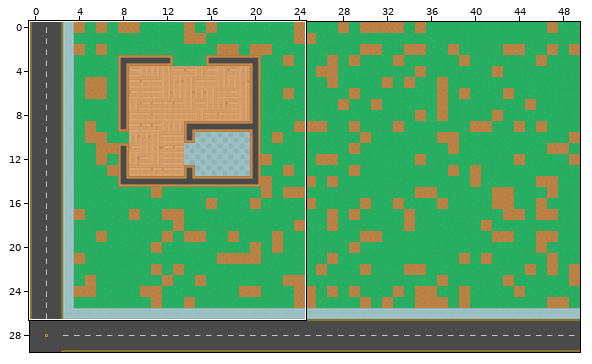
Tiled map, stored at Tile-Based game/maps/level1.tmx. Above, an overview of the earlier version with the close-up marked.
Close-up. First the earlier version:
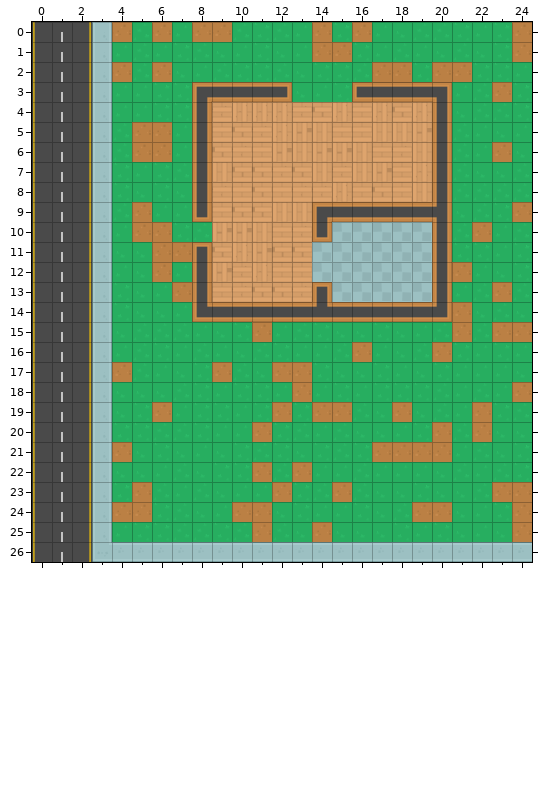
Cells are 64x64 px. Shown: x 0..24, y 0..26. The commit also changed other parts of the map, which this record leaves out.
Now the later version:
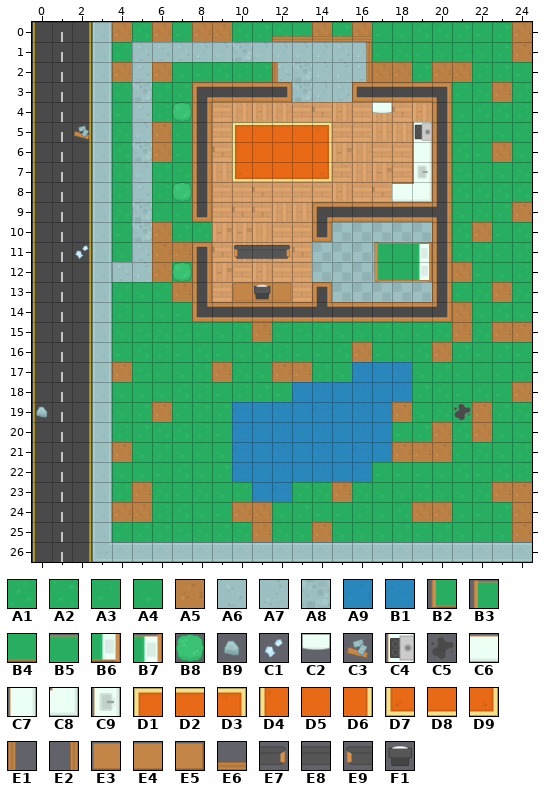
Key: from "top-down shooter": A1 0, A2 1, A3 2, A4 3, A5 4, A6 6, A7 7, A8 8, A9 18, B1 19, B2 48 turned 270, B3 49 turned 270, B4 75 turned 270, B5 76 turned 270, B6 102 turned 270, B7 103 turned 270, B8 182, B9 236, C1 263, C2 269 turned 180, C3 291, C4 295 turned 270, C5 319, C6 320, C7 320 turned 270, C8 321, C9 322 turned 270, D1 369, D2 370, D3 371, D4 396, D5 397, D6 398, D7 423, D8 424, D9 425, E1 442, E2 443, E3 452, E4 453, E5 454, E6 470, E7 500 turned 180, E8 501 turned 180, E9 502 turned 180, F1 535.
__ is an empty cell, .. an unchanged one.
Change:
--- layer "Ground"
@@ x 4..16 @@
- 1 .. A1 A3 A2 A1 A4 A3 A2 A4 A3 A5 A5 A2
- 2 .. A1 .. .. .. .. .. .. A1 A4 A2 A2 A1
- 3 .. A3 .. .. .. .. .. .. .. A4 A3 A2 ..
- 4 .. A3 .. .. .. .. .. .. .. .. .. .. ..
- 5 .. A5 .. .. .. .. .. .. .. .. .. .. ..
- 6 .. A5 .. .. .. .. .. .. .. .. .. .. ..
- 7 .. A3 .. .. .. .. .. .. .. .. .. .. ..
- 8 .. A4 .. .. .. .. .. .. .. .. .. .. ..
- 9 .. A5 .. .. .. .. .. .. .. .. .. .. ..
-10 .. A5 .. .. .. .. .. .. .. .. .. .. ..
-11 .. A4 .. .. .. .. .. .. .. .. .. .. ..
-12 A3 A4 .. .. .. .. .. .. .. .. .. .. ..
+ 1 .. A6 A6 A6 A7 A7 A8 A7 A7 A7 A7 A6 A7
+ 2 .. A6 .. .. .. .. .. .. A6 A8 A7 A7 A6
+ 3 .. A8 .. .. .. .. .. .. .. A8 A7 A6 ..
+ 4 .. A6 .. .. .. .. .. .. .. .. .. .. ..
+ 5 .. A7 .. .. .. .. .. .. .. .. .. .. ..
+ 6 .. A8 .. .. .. .. .. .. .. .. .. .. ..
+ 7 .. A7 .. .. .. .. .. .. .. .. .. .. ..
+ 8 .. A6 .. .. .. .. .. .. .. .. .. .. ..
+ 9 .. A8 .. .. .. .. .. .. .. .. .. .. ..
+10 .. A8 .. .. .. .. .. .. .. .. .. .. ..
+11 .. A6 .. .. .. .. .. .. .. .. .. .. ..
+12 A6 A7 .. .. .. .. .. .. .. .. .. .. ..
--- layer "Walls"
@@ x 12..16 @@
- 0 __ __ __ __ __
- 1 .. .. .. .. __
- 2 __ .. .. .. __
+ 0 E6 E6 E6 E6 E6
+ 1 .. .. .. .. E2
+ 2 E1 .. .. .. E2
@@ x 10..12 @@
-13 __ __ __
+13 E3 E4 E5
--- layer "Decorations"
@@ x 2..19 @@
- 4 .. .. .. .. .. __ .. .. .. .. .. .. .. .. .. __ .. ..
- 5 __ .. .. .. .. .. .. .. __ __ __ __ __ .. .. .. .. __
- 6 .. .. .. .. .. .. .. .. __ __ __ __ __ .. .. .. .. __
- 7 .. .. .. .. .. .. .. .. __ __ __ __ __ .. .. .. .. __
- 8 .. .. .. .. .. __ .. .. .. .. .. .. .. .. .. .. __ __
+ 4 .. .. .. .. .. B8 .. .. .. .. .. .. .. .. .. C2 .. ..
+ 5 C3 .. .. .. .. .. .. .. D1 D2 D2 D2 D3 .. .. .. .. C4
+ 6 .. .. .. .. .. .. .. .. D4 D5 D5 D5 D6 .. .. .. .. C7
+ 7 .. .. .. .. .. .. .. .. D7 D8 D8 D8 D9 .. .. .. .. C9
+ 8 .. .. .. .. .. B8 .. .. .. .. .. .. .. .. .. .. C6 C8
@@ x 2..19 @@
-11 __ .. .. .. .. .. .. .. __ __ __ .. .. .. .. __ __ __
-12 .. .. .. .. .. __ .. .. .. .. .. .. .. .. .. __ __ __
-13 .. .. .. .. .. .. .. .. .. __ .. .. .. .. .. .. .. ..
+11 C1 .. .. .. .. .. .. .. E9 E8 E7 .. .. .. .. B3 B5 B7
+12 .. .. .. .. .. B8 .. .. .. .. .. .. .. .. .. B2 B4 B6
+13 .. .. .. .. .. .. .. .. .. F1 .. .. .. .. .. .. .. ..
@@ x 0..21 @@
-17 .. .. .. .. .. .. .. .. .. .. .. .. .. .. .. .. __ __ __ .. .. ..
-18 .. .. .. .. .. .. .. .. .. .. .. .. .. __ __ __ __ __ __ .. .. ..
-19 __ .. .. .. .. .. .. .. .. .. __ __ __ __ __ __ __ __ .. .. .. __
-20 .. .. .. .. .. .. .. .. .. .. __ __ __ __ __ __ __ __ .. .. .. ..
-21 .. .. .. .. .. .. .. .. .. .. __ __ __ __ __ __ __ __ .. .. .. ..
-22 .. .. .. .. .. .. .. .. .. .. __ __ __ __ __ __ __ .. .. .. .. ..
-23 .. .. .. .. .. .. .. .. .. .. .. __ __ .. .. .. .. .. .. .. .. ..
+17 .. .. .. .. .. .. .. .. .. .. .. .. .. .. .. .. A9 B1 A9 .. .. ..
+18 .. .. .. .. .. .. .. .. .. .. .. .. .. A9 A9 A9 A9 A9 A9 .. .. ..
+19 B9 .. .. .. .. .. .. .. .. .. B1 A9 A9 A9 B1 B1 A9 A9 .. .. .. C5
+20 .. .. .. .. .. .. .. .. .. .. B1 B1 A9 A9 A9 A9 A9 A9 .. .. .. ..
+21 .. .. .. .. .. .. .. .. .. .. B1 A9 A9 A9 A9 B1 B1 A9 .. .. .. ..
+22 .. .. .. .. .. .. .. .. .. .. B1 B1 A9 A9 A9 A9 B1 .. .. .. .. ..
+23 .. .. .. .. .. .. .. .. .. .. .. A9 B1 .. .. .. .. .. .. .. .. ..
